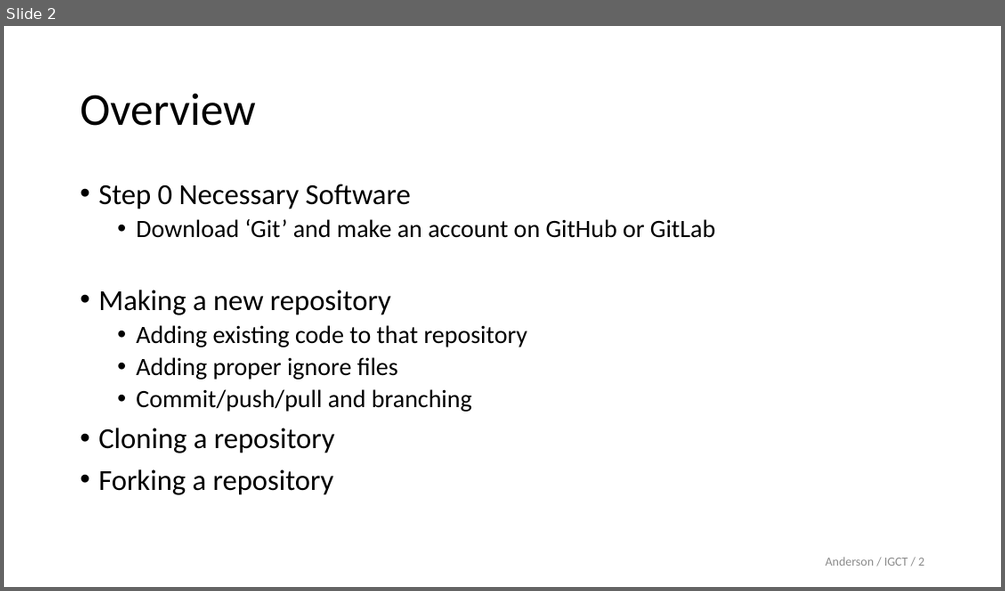
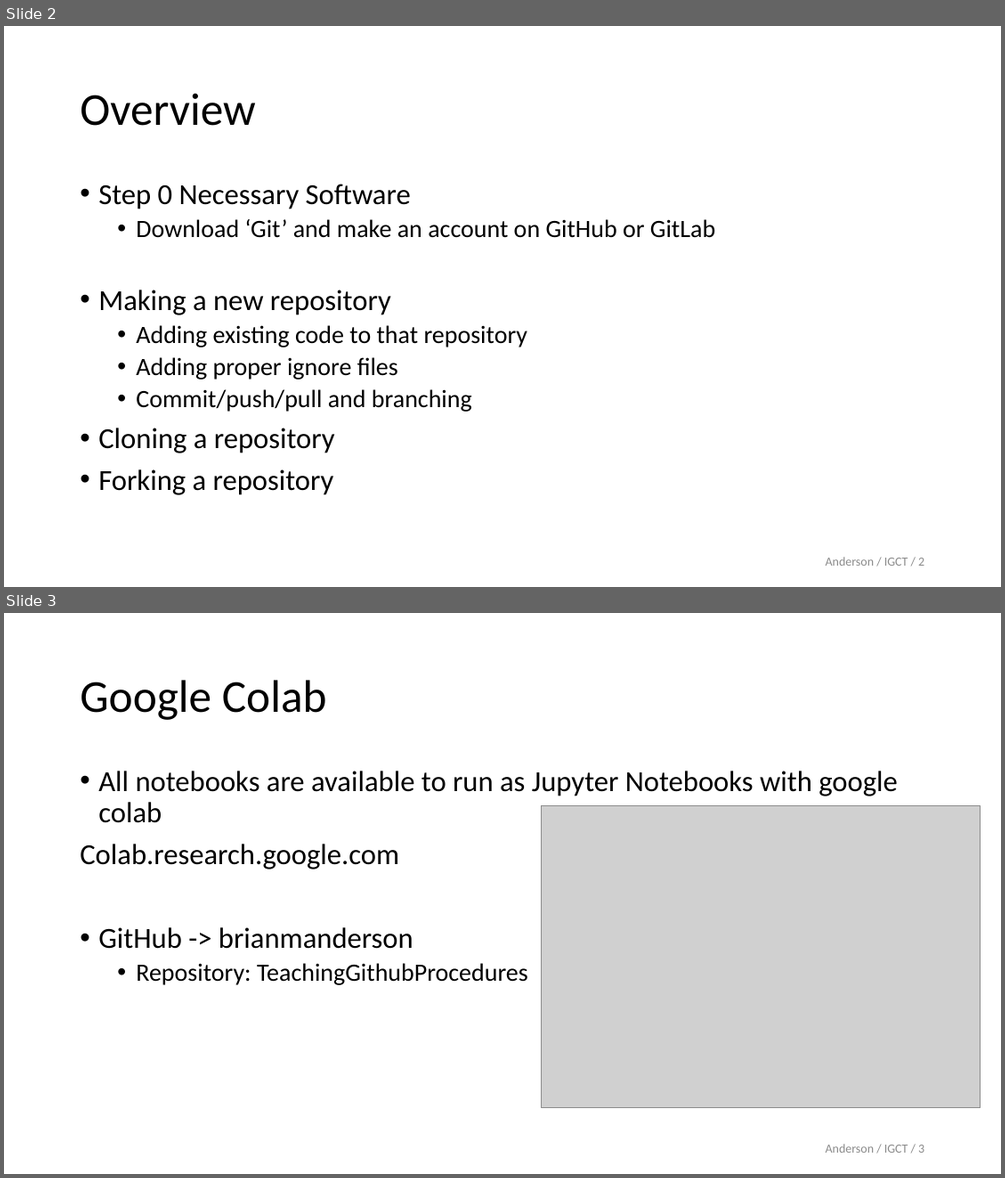
Before and after one commit to brianmanderson/TeachingGithubProcedures, a slide deck: Presentation.pptx. Shown one above the other, each under a label of ours: slide 2 before the commit, slides 2 and 3 after it. The pictures are 1005x591 and 1005x1178 pixels, drawn with LibreOffice and Linux fonts; fonts in the diff are those of the drawing; grey boxes stand for pictures; background and template pictures are left out. Boxes give left, top, right and bottom in pixels: in the first picture for what was removed or moved away, otherwise in the second. Text is boxed around its words. In the diff, an @@ line names an element or a change of style, - is before the commit and + after.

```diff
--- a/Presentation.pptx
+++ b/Presentation.pptx
@@ slide 3 added at box(4, 613, 1001, 1174), background #FFFFFF @@
@@ title added at box(80, 680, 327, 720), 44 pt, text #000000 @@
+Google Colab
@@ text added at box(80, 771, 898, 985), 28 pt, text #000000 @@
+• All notebooks are available to run as Jupyter Notebooks with google colab
+Colab.research.google.com
+• GitHub -> brianmanderson
+  • Repository: TeachingGithubProcedures
@@ picture added at box(542, 806, 980, 1108) @@
@@ page number added at box(825, 1143, 924, 1152), 12 pt, text #8C8C8C @@
+Anderson / IGCT / 3
```
Also in this commit, not shown: 5 other slides added, 1 slide removed, 1 other file.
